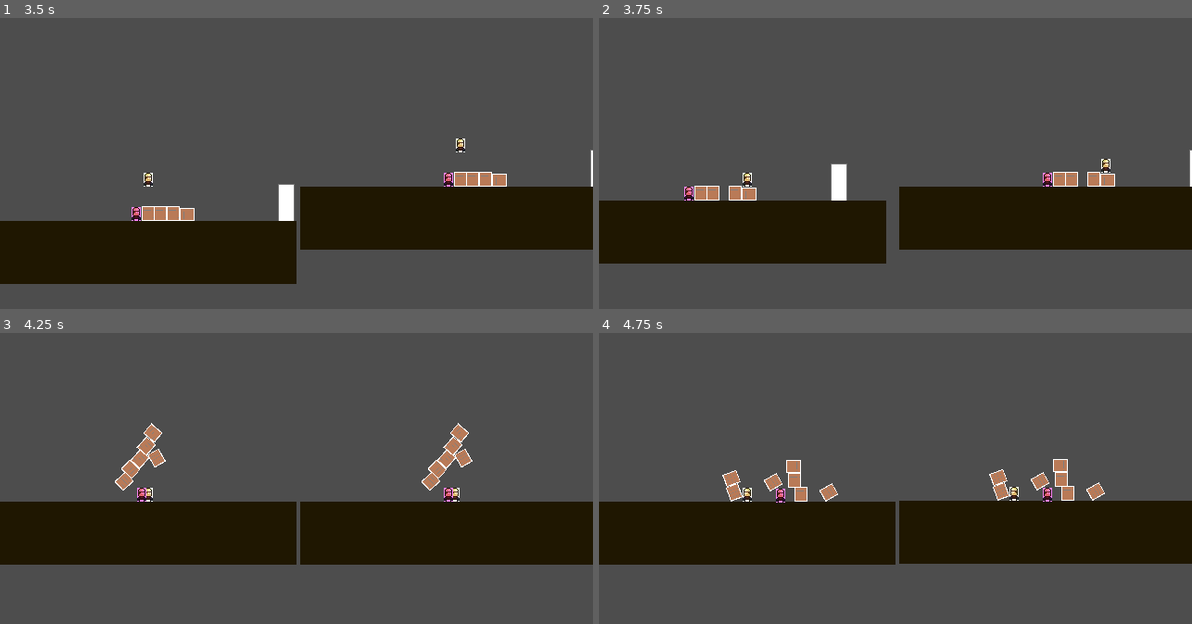
Above: before the commit, frames 1-4 (two rows, left to right).
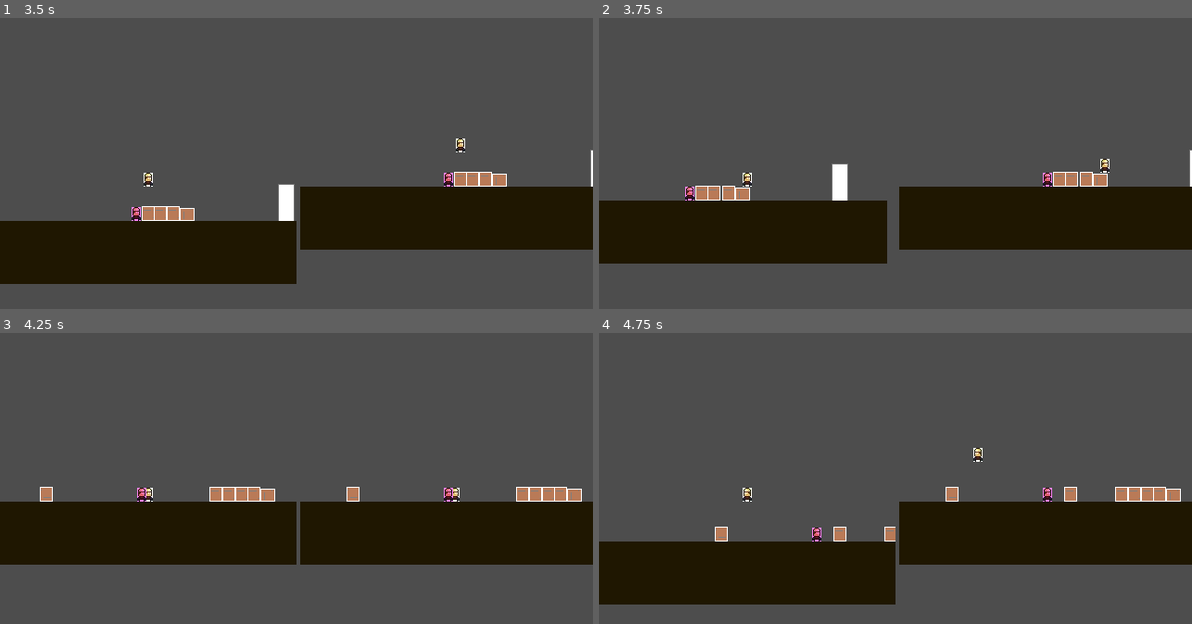
Above: after the commit, the same moments.

Repository: Darr3n2GG/Puzzle-Knights-2P-
Game: Godot game, scene res://Scenes/splitscreen.tscn
The game is run twice, just before and just after one commit, with the same random seed, the same clock (stepped at 60 frames per second) and the same inputs.
Inputs:
- Up to frame 1 (3.5 s): hold D (1Right) 0.53-2.03 s; tap Down (2Place) at 0.6, 1.55, 2.1, 2.85 s; tap W (1Up) at 0.77, 1.52, 3.02 s; tap S (1Attack) at 1.35 s; hold A (1Left) 2.03-2.78 s; hold D (1Right) from 2.78 s (still down)
- Up to frame 2 (3.75 s): keep holding D (1Right); tap S (1Attack) at 3.6 s
- Up to frame 3 (4.25 s): keep holding D (1Right); tap W (1Up) at 3.77 s; tap Down (2Place) at 3.8 s; tap P (reset) at 4.15 s
- Up to frame 4 (4.75 s): release D (1Right) at 4.28 s; hold A (1Left) from 4.28 s (still down); tap Down (2Place) at 4.35 s; tap W (1Up) at 4.52 s

Frame 1 is identical in both runs. In frame 2, 0.6% of the frame differs, in the area x 14-88%, y 48-85%; in frame 3, 2.6%; in frame 4, 16%, in the area x 0-100%, y 39-94%.

Commit message:
Component Update
Yes, the dummy script is useless now

Diff:
--- a/Creature/Dummy.gd
+++ b/Creature/Dummy.gd
@@ -5,29 +5,27 @@
 var p1_attackzone : bool = false
 var can_damaged : bool = true
 
-
-func _physics_process(_delta):
-	if (weakref(self).get_ref()):
-		if Input.is_action_just_pressed("reset"):
-			global_position = Vector2(0, -50)
-		if hurtbox in $Area2D.get_overlapping_areas():
-			p1_attackzone = true
-		else:
-			p1_attackzone = false
-		damaged()
-
-func damaged():
-	if p1_attackzone and global.p1_attacking:
-		if can_damaged:
-			health -= global.damage
-			global_position.x += global.knockback
-			$Damaged_CD.start()
-			can_damaged = false
-			print("Stop vandalism! Barrel health: ", health)
-			if health <= 0:
-				self.queue_free()
-				print("I said STOP!!! What have you done?!")
-
-
-func _on_damaged_cd_timeout():
-	can_damaged = true
+#
+#func _physics_process(_delta):
+#	if (weakref(self).get_ref()):
+#		if Input.is_action_just_pressed("reset"):
+#			global_position = Vector2(0, -50)
+#		if hurtbox in $Area2D.get_overlapping_areas():
+#			p1_attackzone = true
+#		else:
+#			p1_attackzone = false
+#		damaged()
+#
+#func damaged():
+#	if p1_attackzone and global.p1_attacking:
+#		if can_damaged:
+#			health -= global.damage
+#			global_position.x += global.knockback
+#			$HealthComponent/Damaged_CD.start()
+#			can_damaged = false
+#			print("Stop vandalism! Barrel health: ", health)
+#			if health <= 0:
+#				self.queue_free()
+#				print("I said STOP!!! What have you done?!")
+#
+#
--- a/Creature/Dummy.tscn
+++ b/Creature/Dummy.tscn
@@ -36,16 +36,19 @@
 shape = SubResource("RectangleShape2D_fe7n5")
 debug_color = Color(1, 0, 0.113725, 0.419608)
 
-[node name="Damaged_CD" type="Timer" parent="."]
+[node name="HealthComponent" parent="." instance=ExtResource("3_fo58o")]
+MaxHealth = 5
+
+[node name="Damaged_CD" type="Timer" parent="HealthComponent"]
 wait_time = 0.5
 one_shot = true
 
-[node name="HealthComponent" parent="." instance=ExtResource("3_fo58o")]
-
-[node name="HitboxComponent" parent="." instance=ExtResource("4_vfmdo")]
+[node name="HitboxComponent" parent="." node_paths=PackedStringArray("hc") instance=ExtResource("4_vfmdo")]
 collision_layer = 8
+hc = NodePath("../HealthComponent")
 
 [node name="CollisionShape2D" type="CollisionShape2D" parent="HitboxComponent"]
 shape = SubResource("RectangleShape2D_opaml")
+debug_color = Color(0, 0.631373, 0.352941, 0.419608)
 
-[connection signal="timeout" from="Damaged_CD" to="." method="_on_damaged_cd_timeout"]
+[connection signal="timeout" from="HealthComponent/Damaged_CD" to="HealthComponent" method="_on_damaged_cd_timeout"]
--- a/Creature/Health Component.gd
+++ b/Creature/Health Component.gd
@@ -3,12 +3,23 @@
 
 @export var MaxHealth = 10
 var health : int
-
+var can_damaged: bool = true
 
 func _ready():
 	health = MaxHealth
 
-func damage(): #Bruh the code is already included
-	health -= global.damage
-	if health <= 0:
-		get_parent().queue_free()
+func damage():
+	if can_damaged:
+		health -= global.damage #damaged func
+		get_parent().global_position.x += global.knockback #knockback func
+		$Damaged_CD.start()
+		can_damaged = false
+		print("Health: ", health)
+		if health <= 0:
+			get_parent().queue_free()
+			print("Entity killed")
+
+
+
+func _on_damaged_cd_timeout():
+	can_damaged = true
--- a/Creature/HitboxComponent.gd
+++ b/Creature/HitboxComponent.gd
@@ -1,11 +1,13 @@
-#I might not need this component as we already have a hurtbox code
-
 extends Area2D
 class_name Com_HB
 
 @export var hc : Com_HP
+@onready var hurtbox = get_node("../../Player 1/HurtboxArea")
 
-
+func _physics_process(_delta):
+	if (weakref(get_parent()).get_ref()):
+		if hurtbox in self.get_overlapping_areas() and global.p1_attacking:
+			damage()
 
 func damage():
 	if hc:
